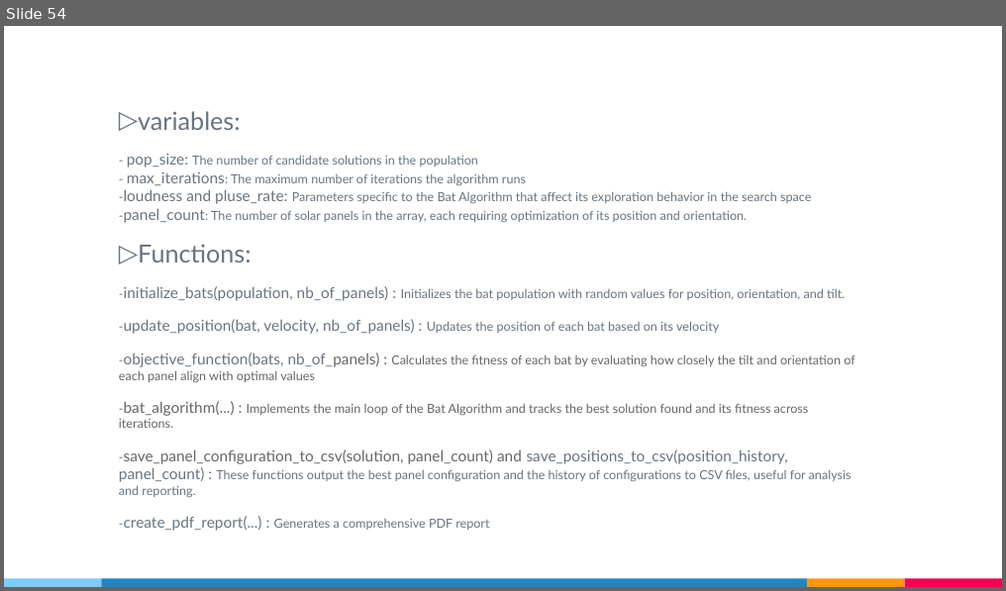
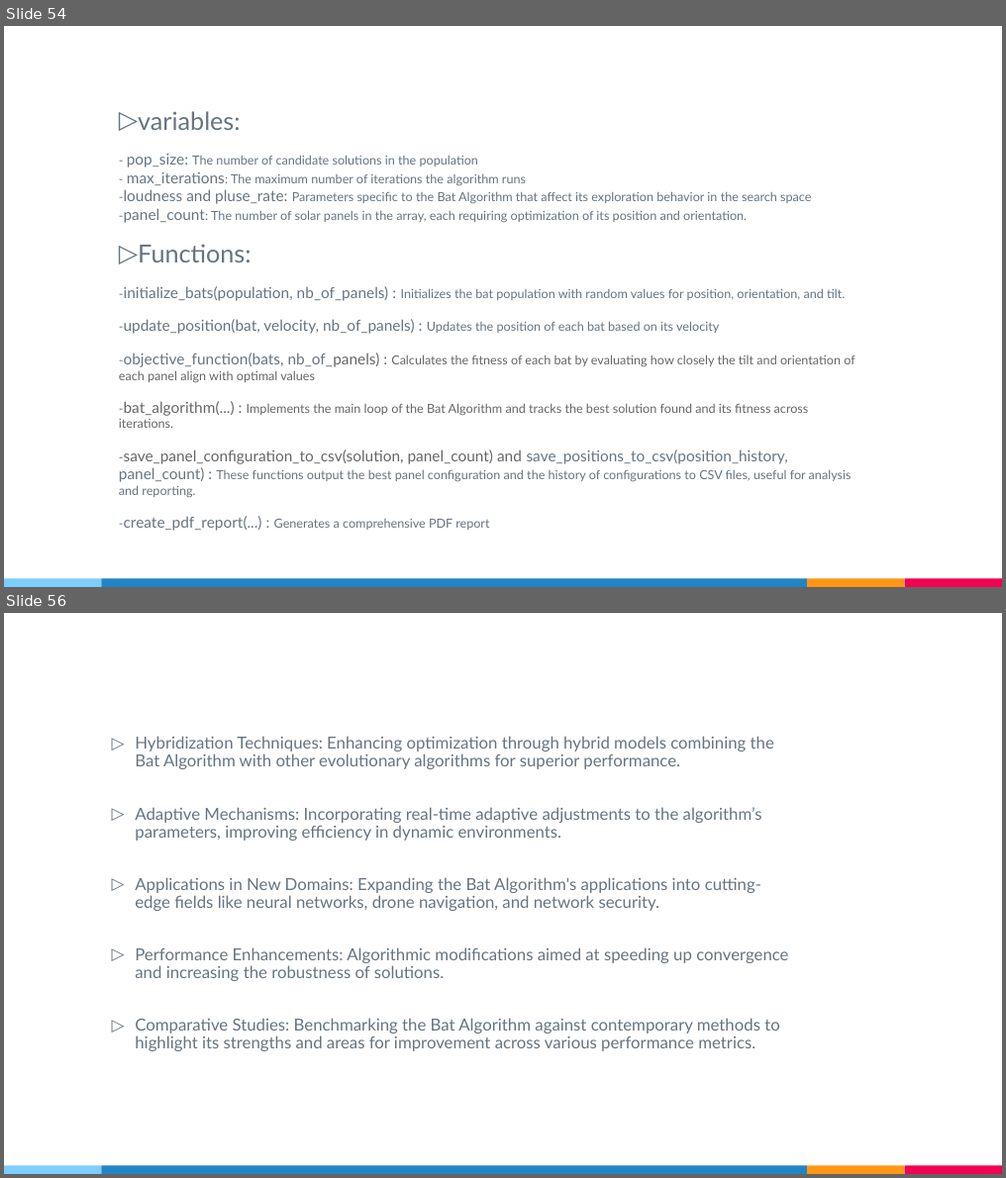
Before and after one commit to medaminemachfar/bat-algo, a slide deck: Bat algorithm.pptx. Shown one above the other, each under a label of ours: slide 54 before the commit, slides 54 and 56 after it; the slides between them are not shown. The pictures are 1006x591 and 1006x1178 pixels, drawn with LibreOffice and Linux fonts; fonts in the diff are those of the drawing. Boxes give left, top, right and bottom in pixels: in the first picture for what was removed or moved away, otherwise in the second. Text is boxed around its words. In the diff, an @@ line names an element or a change of style, - is before the commit and + after.

```diff
--- a/Bat algorithm.pptx
+++ b/Bat algorithm.pptx
@@ slide 56 added at (4,613,1002,1174), background #FFFFFF; not listed: 4 template elements that a slide beside it also shows @@
@@ text added at (135,736,788,1052), 12 pt, text #677480 @@
+▷ Hybridization Techniques: Enhancing optimization through hybrid models combining the Bat Algorithm with other evolutionary algorithms for superior performance.
+▷ Adaptive Mechanisms: Incorporating real-time adaptive adjustments to the algorithm’s parameters, improving efficiency in dynamic environments.
+▷ Applications in New Domains: Expanding the Bat Algorithm's applications into cutting-edge fields like neural networks, drone navigation, and network security.
+▷ Performance Enhancements: Algorithmic modifications aimed at speeding up convergence and increasing the robustness of solutions.
+▷ Comparative Studies: Benchmarking the Bat Algorithm against contemporary methods to highlight its strengths and areas for improvement across various performance metrics.
```
Also in this commit, not shown: 3 slides changed, 1 other slide added, 1 other file.
